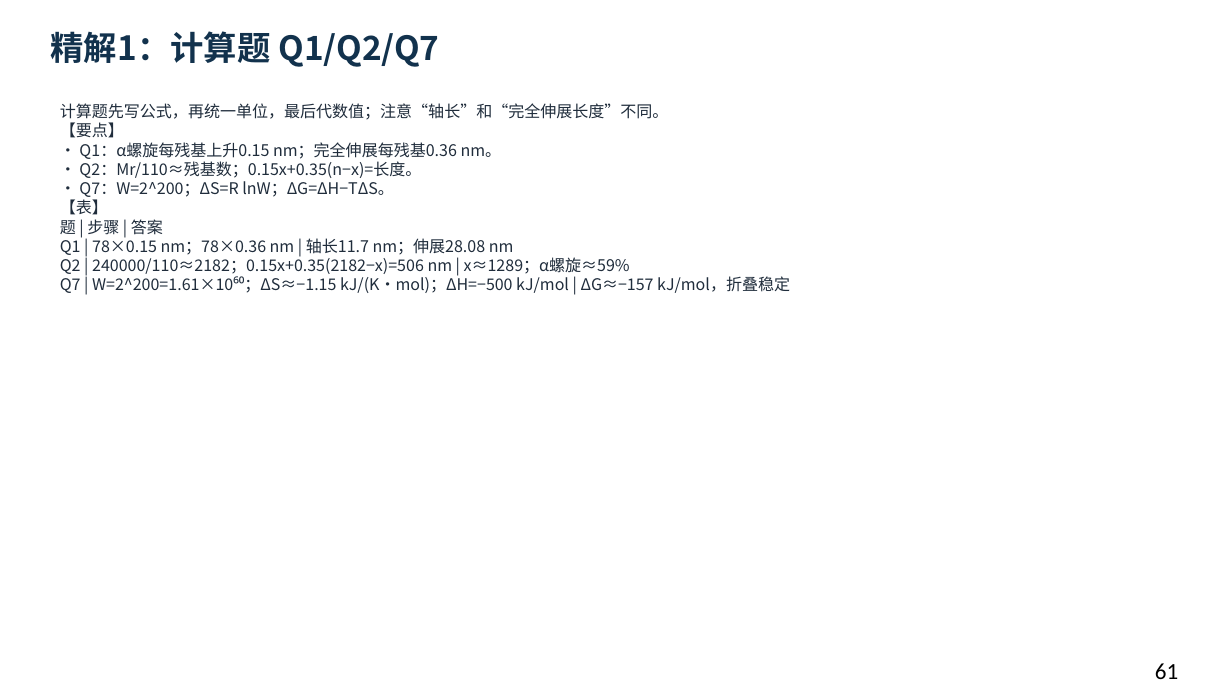
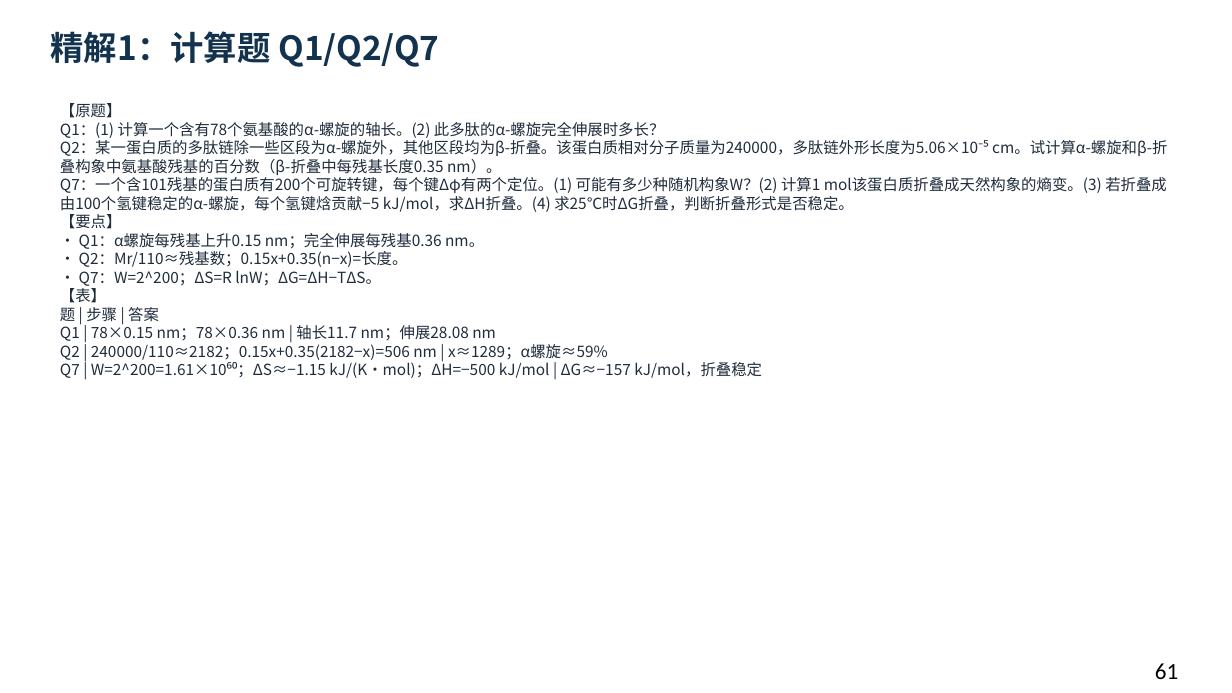
Before and after one commit to newkan-li/Biochemistry, a slide deck: slide 61 of downloads/bc03-ai-style.pptx. Drawn at 1232x693 pixels with LibreOffice and Linux fonts; fonts in the diff are those of the drawing. Boxes give left, top, right and bottom in pixels: in the first picture for what was removed or moved away, otherwise in the second. Text is boxed around its words. In the diff, an @@ line names an element or a change of style, - is before the commit and + after.

Commit message:
bc03课后习题精解补原题:Q1-Q15原文置于notes,精解与思路分开展示;下载版重生成;版本20261112h

```diff
--- a/downloads/bc03-ai-style.pptx
+++ b/downloads/bc03-ai-style.pptx
@@ text at bbox=[60, 103, 1167, 378]: text changed; size 12.5 to 12 pt @@
-计算题先写公式，再统一单位，最后代数值；注意“轴长”和“完全伸展长度”不同。
-【要点】
-• Q1：α螺旋每残基上升0.15 nm；完全伸展每残基0.36 nm。
-• Q2：Mr/110≈残基数；0.15x+0.35(n−x)=长度。
-• Q7：W=2^200；ΔS=R lnW；ΔG=ΔH−TΔS。
-【表】
-题 | 步骤 | 答案
-Q1 | 78×0.15 nm；78×0.36 nm | 轴长11.7 nm；伸展28.08 nm
-Q2 | 240000/110≈2182；0.15x+0.35(2182−x)=506 nm | x≈1289；α螺旋≈59%
-Q7 | W=2^200=1.61×10⁶⁰；ΔS≈−1.15 kJ/(K·mol)；ΔH=−500 kJ/mol | ΔG≈−157 kJ/mol，折叠稳定
+【原题】
+Q1：(1) 计算一个含有78个氨基酸的α-螺旋的轴长。(2) 此多肽的α-螺旋完全伸展时多长？
+Q2：某一蛋白质的多肽链除一些区段为α-螺旋外，其他区段均为β-折叠。该蛋白质相对分子质量为240000，多肽链外形长度为5.06×10⁻⁵ cm。试计算α-螺旋和β-折叠构象中氨基酸残基的百分数（β-折叠中每残基长度0.35 nm）。
+Q7：一个含101残基的蛋白质有200个可旋转键，每个键Δφ有两个定位。(1) 可能有多少种随机构象W？(2) 计算1 mol该蛋白质折叠成天然构象的熵变。(3) 若折叠成由100个氢键稳定的α-螺旋，每个氢键焓贡献−5 kJ/mol，求ΔH折叠。(4) 求25℃时ΔG折叠，判断折叠形式是否稳定。
+【要点】
+• Q1：α螺旋每残基上升0.15 nm；完全伸展每残基0.36 nm。
+• Q2：Mr/110≈残基数；0.15x+0.35(n−x)=长度。
+• Q7：W=2^200；ΔS=R lnW；ΔG=ΔH−TΔS。
+【表】
+题 | 步骤 | 答案
+Q1 | 78×0.15 nm；78×0.36 nm | 轴长11.7 nm；伸展28.08 nm
+Q2 | 240000/110≈2182；0.15x+0.35(2182−x)=506 nm | x≈1289；α螺旋≈59%
+Q7 | W=2^200=1.61×10⁶⁰；ΔS≈−1.15 kJ/(K·mol)；ΔH=−500 kJ/mol | ΔG≈−157 kJ/mol，折叠稳定
```
Also in this commit, not shown: 81 other slides changed, 5 other files.
